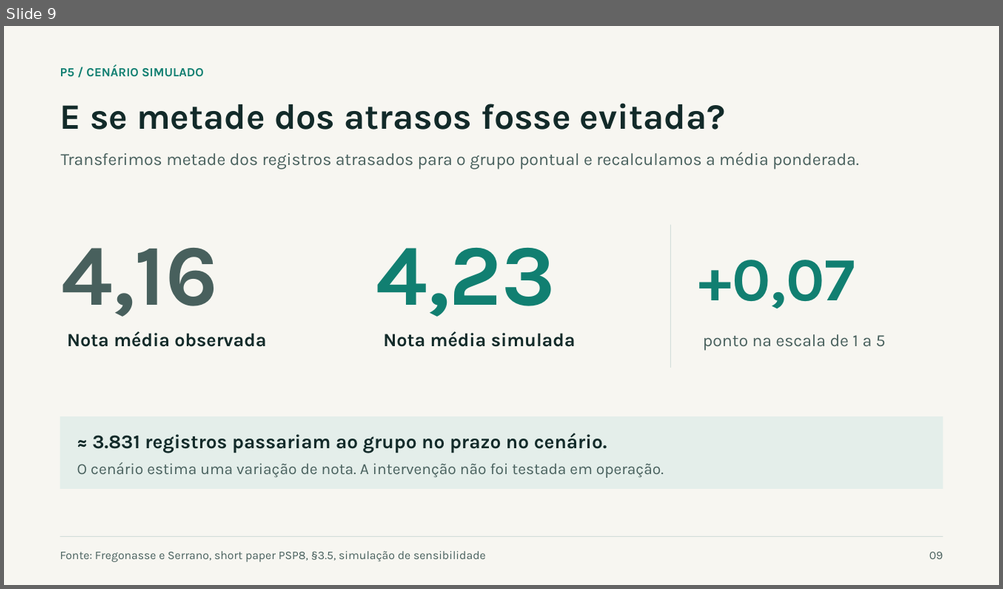
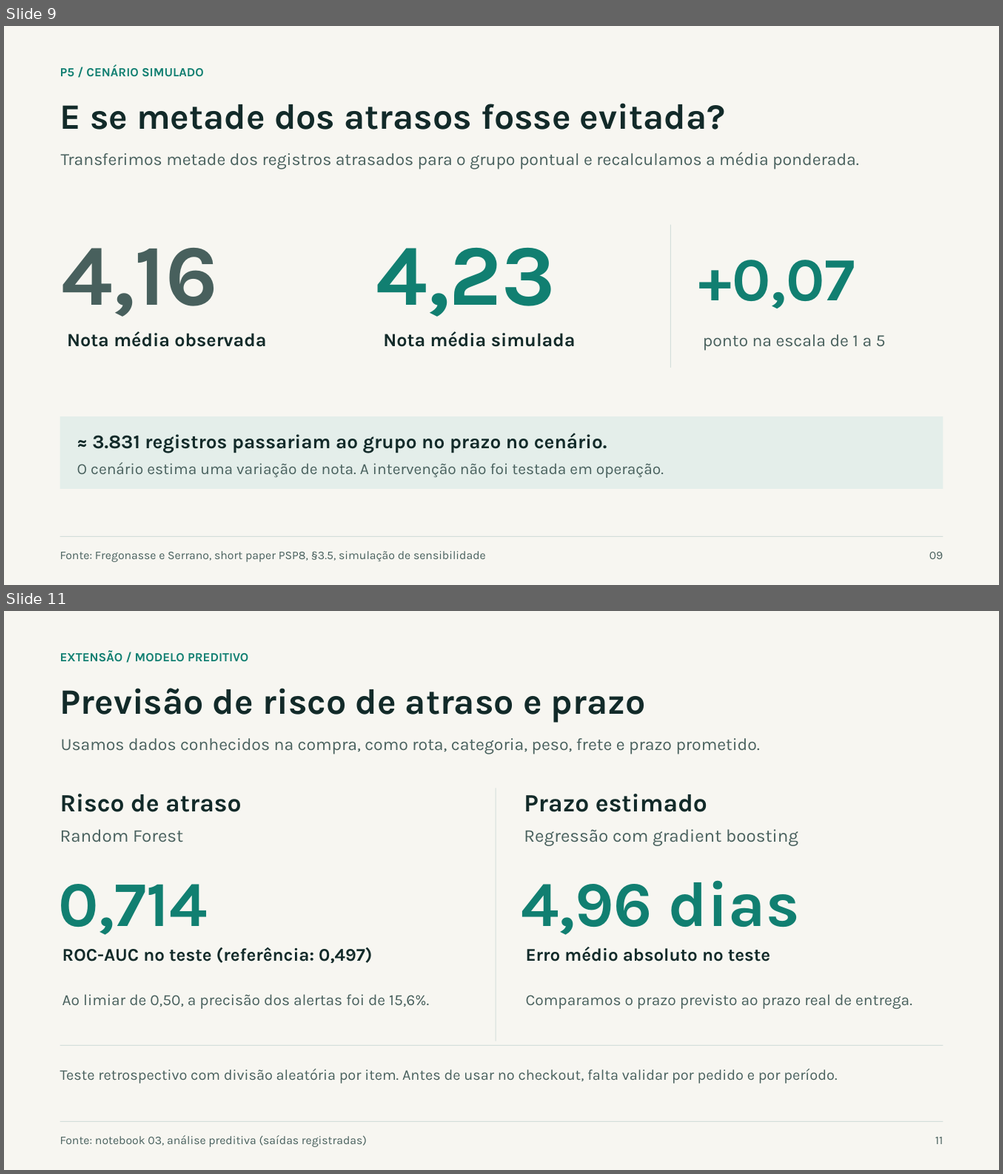
Before and after one commit to fregrod/unb-logistics-psp8, a slide deck: shortpaper/apresentacao_defesa_mvp.pptx. Shown one above the other, each under a label of ours: slide 9 before the commit, slides 9 and 11 after it; the slides between them are not shown. The pictures are 1003x589 and 1003x1174 pixels, drawn with LibreOffice and Linux fonts; fonts in the diff are those of the drawing. Boxes give left, top, right and bottom in pixels: in the first picture for what was removed or moved away, otherwise in the second. Text is boxed around its words. In the diff, an @@ line names an element or a change of style, - is before the commit and + after.

Commit message:
docs: add simulation and predictive model slides

```diff
--- a/shortpaper/apresentacao_defesa_mvp.pptx
+++ b/shortpaper/apresentacao_defesa_mvp.pptx
@@ slide 11 added at box(4, 611, 999, 1170), background #F7F6F1 @@
@@ text added at box(60, 650, 248, 662), 12 pt, text #117F71, bold @@
+EXTENSÃO / MODELO PREDITIVO
@@ text added at box(60, 688, 646, 722), 34.5 pt, text #122A29, bold @@
+Previsão de risco de atraso e prazo
@@ text added at box(61, 738, 760, 755), 16.5 pt, text #48605D @@
+Usamos dados conhecidos na compra, como rota, categoria, peso, frete e prazo prometido.
@@ text added at box(60, 794, 241, 812), 24 pt, text #122A29, bold @@
+Risco de atraso
@@ rectangle added at box(495, 789, 495, 1042), fill #D3DEDA @@
@@ text added at box(523, 794, 707, 812), 24 pt, text #122A29, bold @@
+Prazo estimado
@@ text added at box(60, 829, 183, 843), 17.2 pt, text #48605D @@
+Random Forest
@@ text added at box(523, 829, 798, 846), 17.2 pt, text #48605D @@
+Regressão com gradient boosting
@@ text added at box(58, 884, 207, 935), 61.5 pt, text #117F71, bold @@
+0,714
@@ text added at box(521, 880, 800, 935), 61.5 pt, text #117F71, bold @@
+4,96 dias
@@ text added at box(62, 948, 372, 963), 17.2 pt, text #122A29, bold @@
+ROC-AUC no teste (referência: 0,497)
@@ text added at box(526, 947, 770, 962), 17.2 pt, text #122A29, bold @@
+Erro médio absoluto no teste
@@ text added at box(62, 994, 429, 1009), 15 pt, text #48605D @@
+Ao limiar de 0,50, a precisão dos alertas foi de 15,6%.
@@ text added at box(526, 994, 912, 1009), 15 pt, text #48605D @@
+Comparamos o prazo previsto ao prazo real de entrega.
@@ rectangle added at box(60, 1045, 942, 1046), fill #D3DEDA @@
@@ text added at box(60, 1069, 836, 1084), 14.2 pt, text #48605D @@
+Teste retrospectivo com divisão aleatória por item. Antes de usar no checkout, falta validar por pedido e por período.
@@ rectangle added at box(60, 1122, 942, 1122), fill #D3DEDA @@
@@ text added at box(60, 1136, 367, 1147), 11.2 pt, text #48605D @@
+Fonte: notebook 03, análise preditiva (saídas registradas)
@@ text added at box(935, 1137, 942, 1145), 11.2 pt, text #48605D @@
+11
```
Also in this commit, not shown: 2 slides changed, 1 other slide added, 2 other files.
